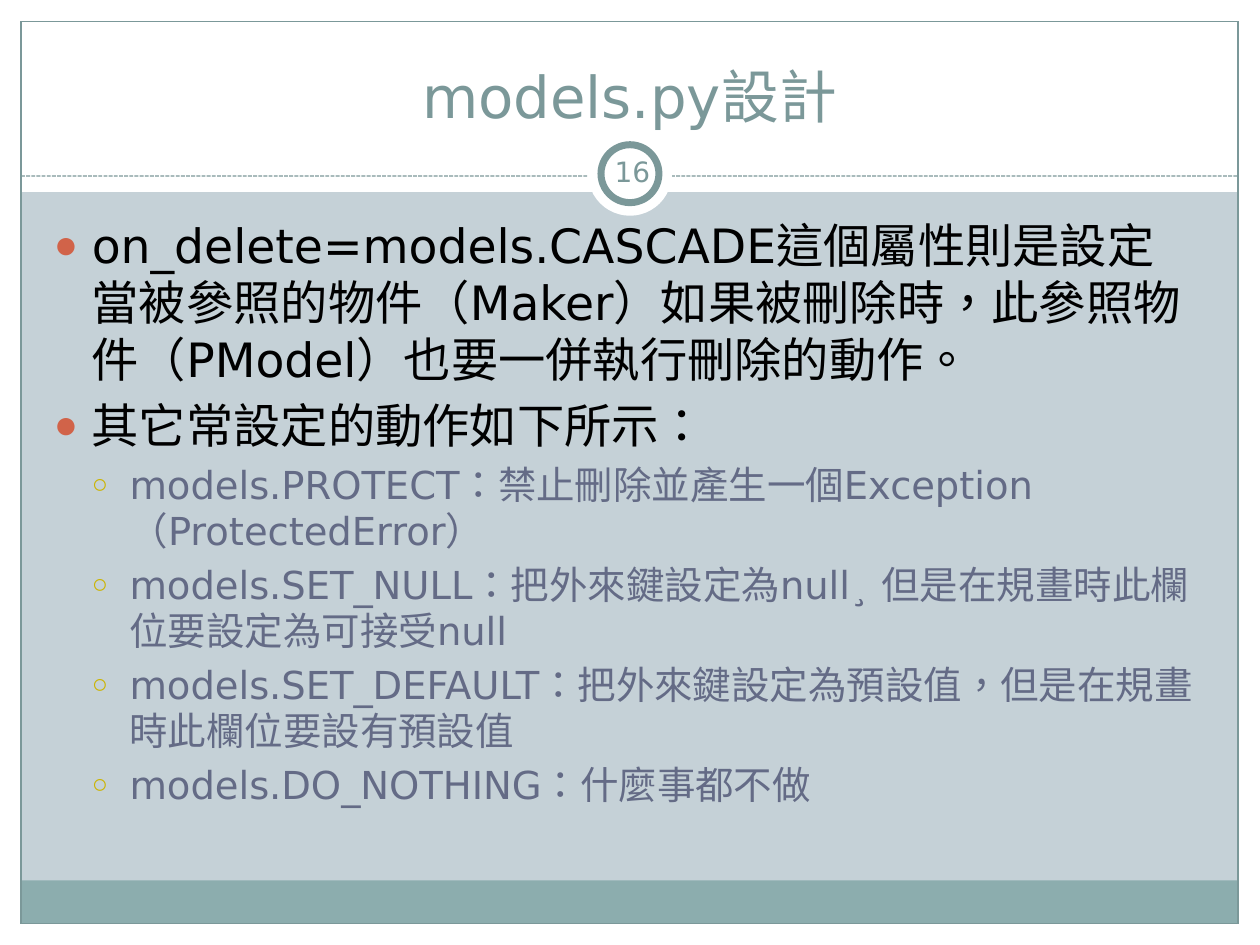
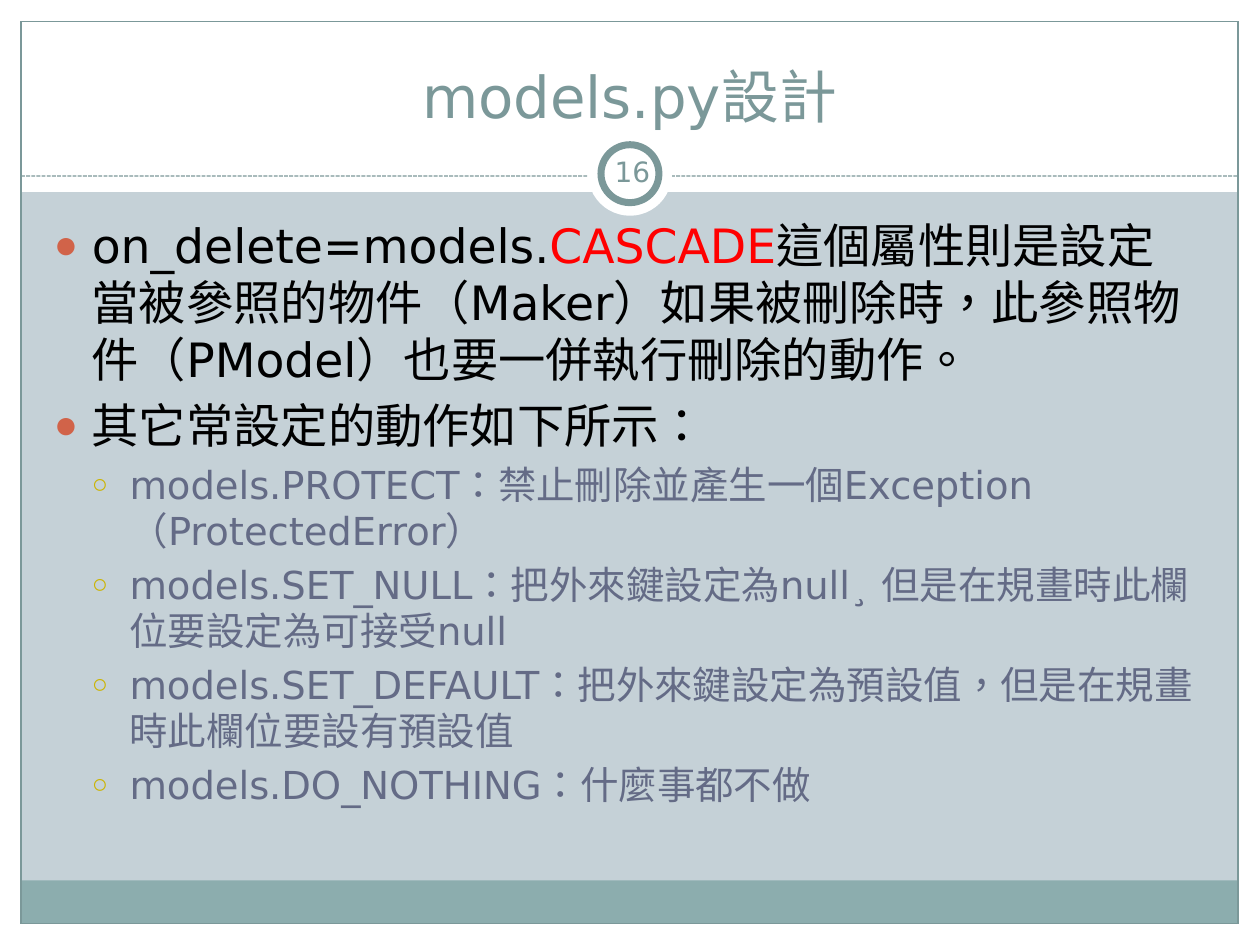
Before and after one commit to jacktea88/406django, a slide deck: slide 16 of ch07/Django4-ch07.pptx. Drawn at 1260x945 pixels with LibreOffice and Linux fonts; fonts in the diff are those of the drawing. Boxes give left, top, right and bottom in pixels: in the first picture for what was removed or moved away, otherwise in the second. Text is boxed around its words. In the diff, an @@ line names an element or a change of style, - is before the commit and + after.

```diff
--- a/ch07/Django4-ch07.pptx
+++ b/ch07/Django4-ch07.pptx
@@ text at box(92, 225, 1181, 382): text colour #000000 to #FF0000 in "on_delete=models.CASCADE這個屬性則是設定當被參照的物件（Maker）如果被刪除時，此參照物件（P ..." @@
```
Also in this commit, not shown: 1 other slide changed.
